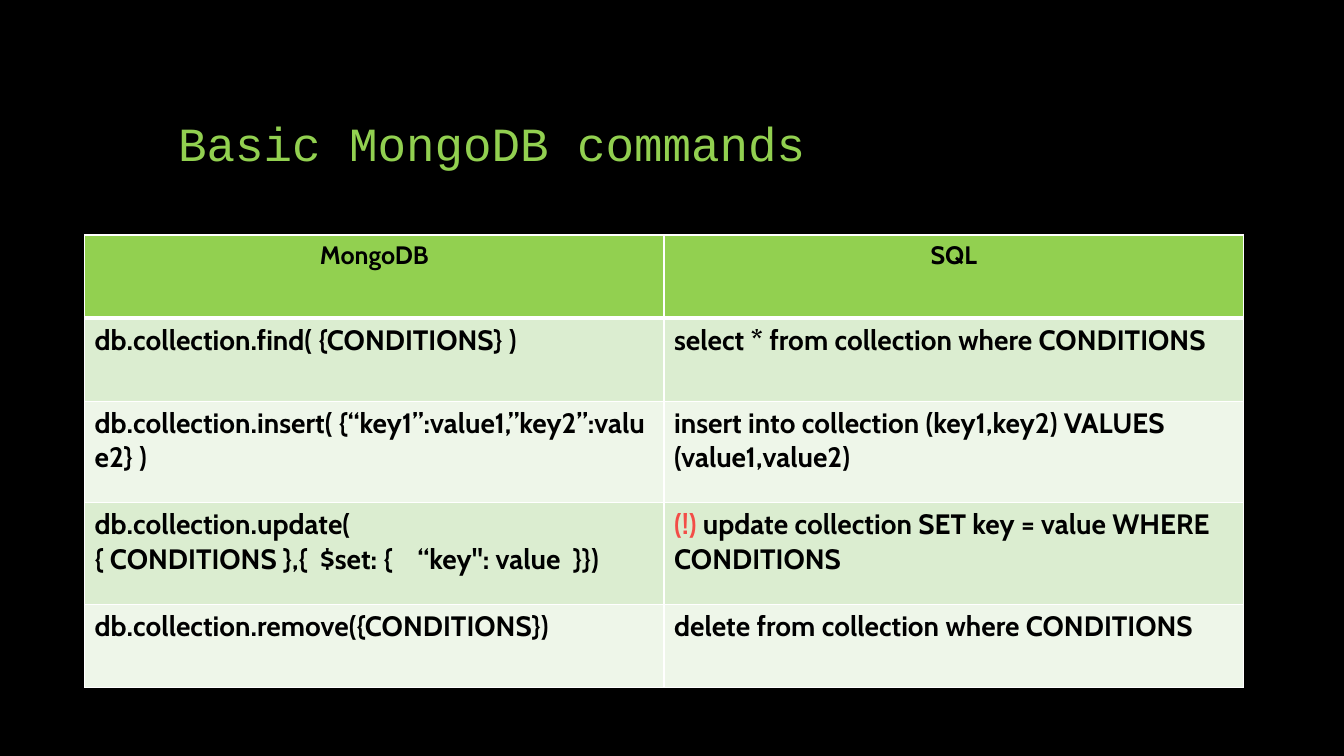
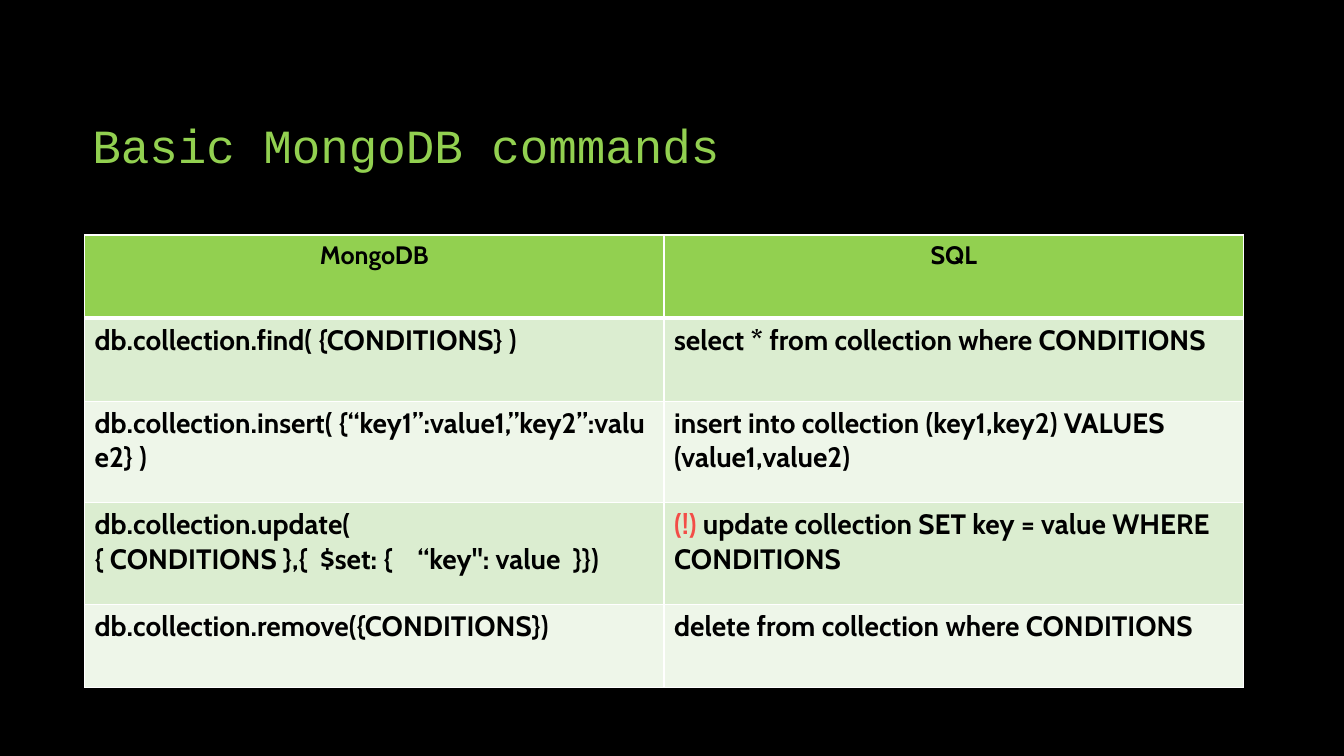
Before and after one commit to MnAppsNet/DominanceQueries, a slide deck: slide 9 of NOSQL - document stores.pptx. Drawn at 1344x756 pixels with LibreOffice and Linux fonts; fonts in the diff are those of the drawing. Boxes give left, top, right and bottom in pixels: in the first picture for what was removed or moved away, otherwise in the second. Text is boxed around its words. In the diff, an @@ line names an element or a change of style, - is before the commit and + after.

```diff
--- a/NOSQL - document stores.pptx
+++ b/NOSQL - document stores.pptx
@@ title "Basic MongoDB commands": place and size @@
-title "Basic MongoDB commands" at bbox=[178, 126, 805, 171]
+title "Basic MongoDB commands" at bbox=[92, 129, 719, 173]
```
Also in this commit, not shown: 3 other slides changed, 1 slide added.
